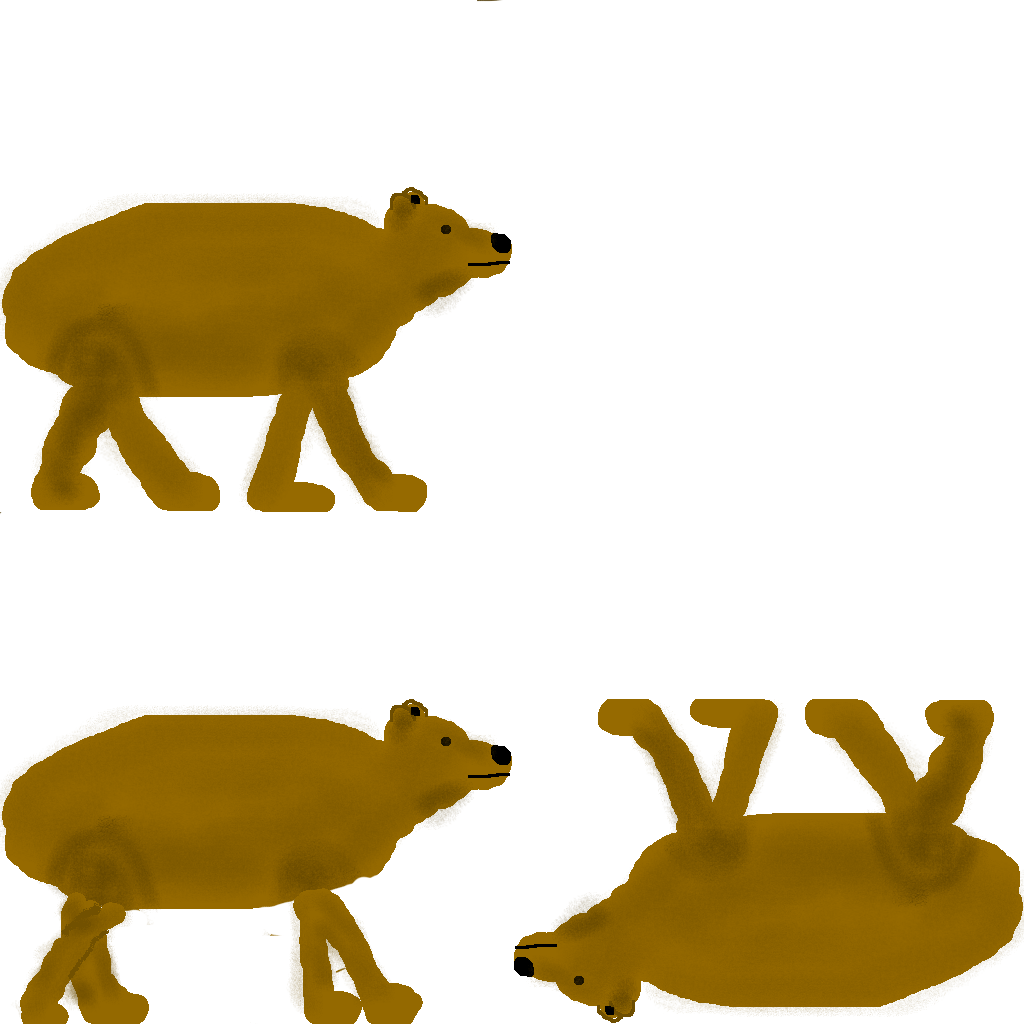
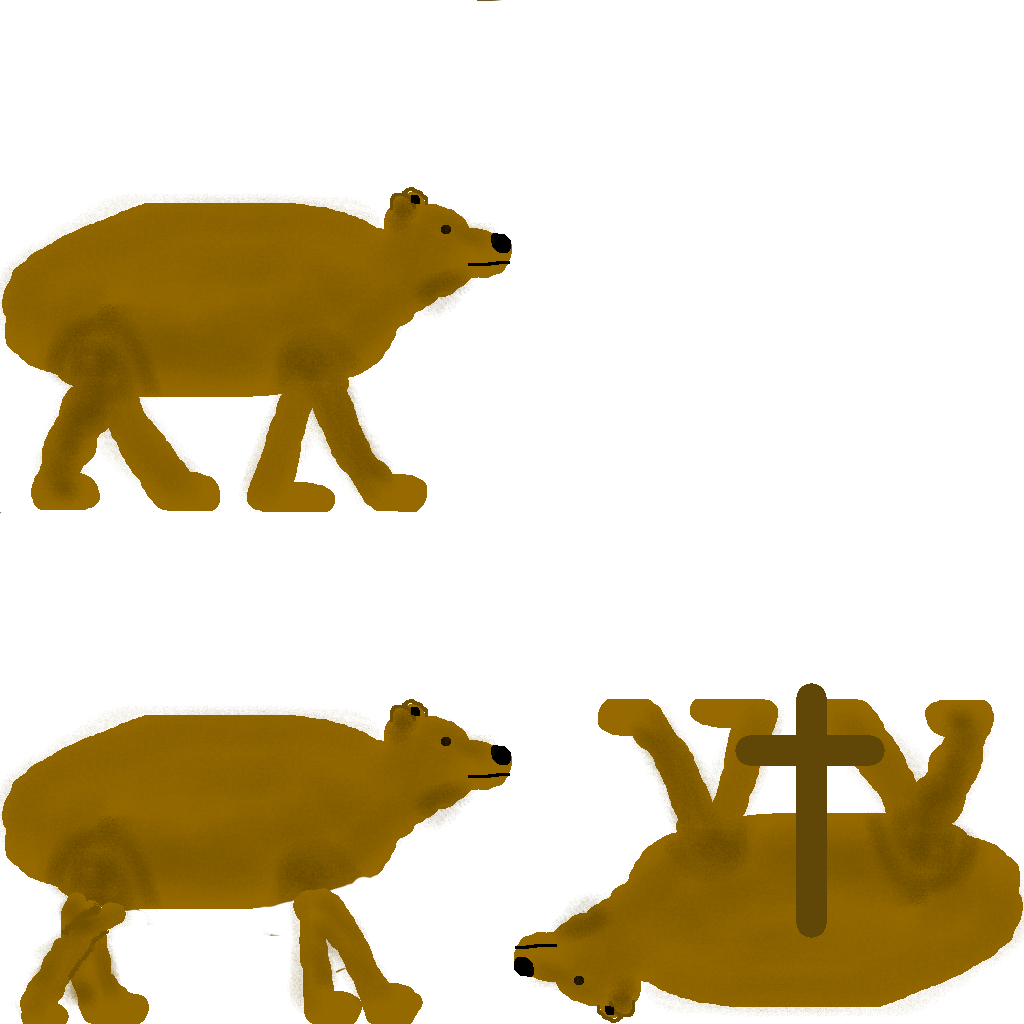
Layer changes from the first 1024 x 1024 image to the second:
painted on "Background" over [735, 683, 885, 938]
